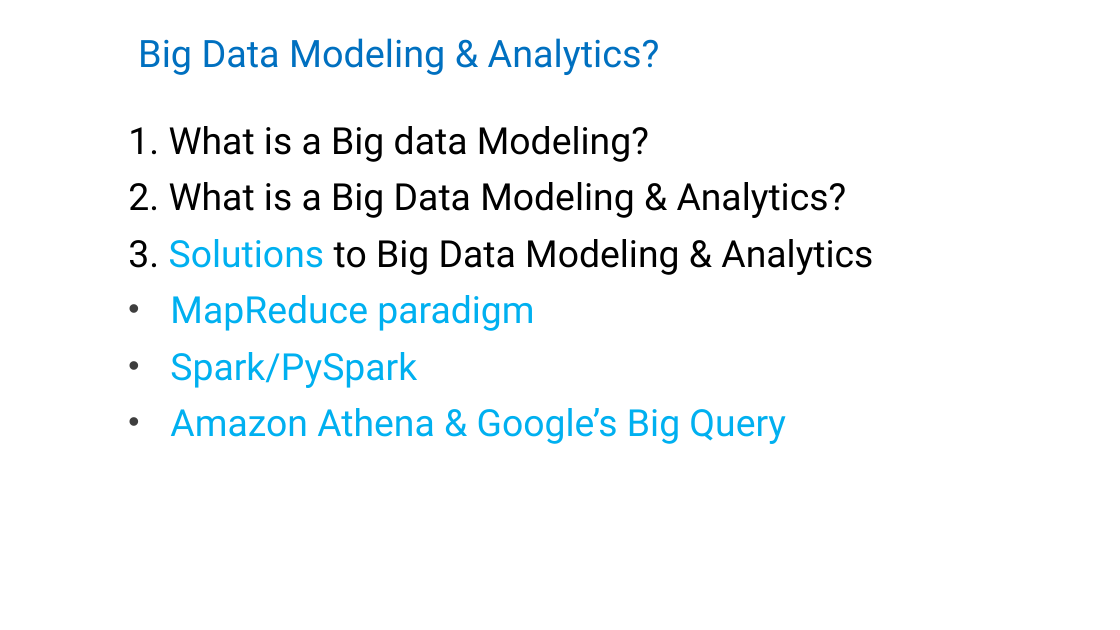
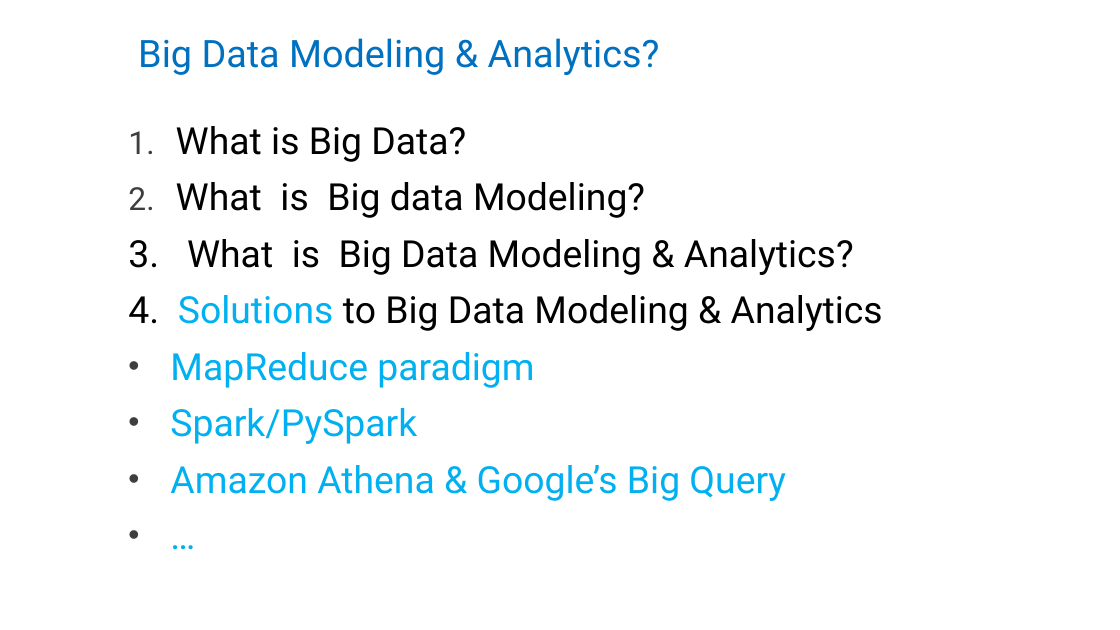
Before and after one commit to mahmoudparsian/big-data-modeling, a slide deck: slide 2 of course_outine_10_weeks/Course_Outline_Big_Data_Modeling.pptx. Drawn at 1120x630 pixels with LibreOffice and Linux fonts; fonts in the diff are those of the drawing; background and template pictures are left out. Boxes give left, top, right and bottom in pixels: in the first picture for what was removed or moved away, otherwise in the second. Text is boxed around its words. In the diff, an @@ line names an element or a change of style, - is before the commit and + after.

```diff
--- a/course_outine_10_weeks/Course_Outline_Big_Data_Modeling.pptx
+++ b/course_outine_10_weeks/Course_Outline_Big_Data_Modeling.pptx
@@ subtitle at [128,126,883,501]: paragraph added @@
+• …
@@ subtitle at [128,126,883,331]: text changed @@
-1. What is a Big data Modeling?
-2. What is a Big Data Modeling & Analytics?
-3. Solutions to Big Data Modeling & Analytics
+1. What is Big Data?
+2. What is Big data Modeling?
+3. What is Big Data Modeling & Analytics?
+4. Solutions to Big Data Modeling & Analytics
```
Also in this commit, not shown: 3 other slides changed, 1 slide added, 1 other file.
